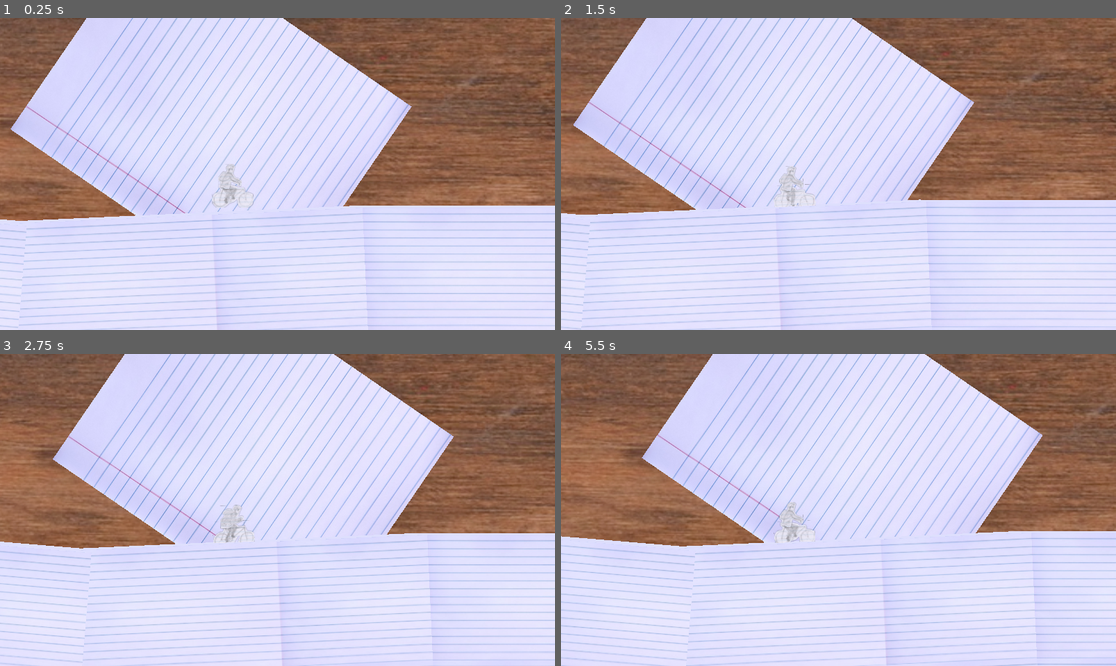
Above: before the commit, frames 1-4 (two rows, left to right).
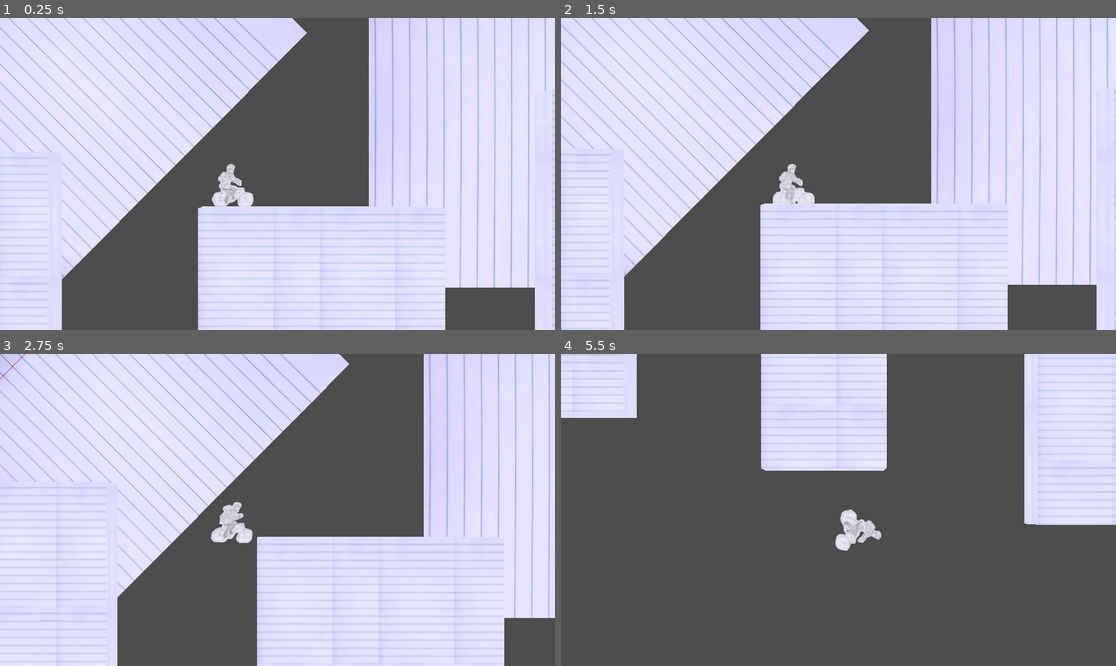
Above: after the commit, the same moments.

Repository: KyleSaki714/brackeysgamejam25-godotgame
Game: Godot game, scene res://World.tscn
Same seed, same stepped clock (60 frames per second), same inputs: the game is played once before the commit and once after it.
Inputs:
- Up to frame 1 (0.25 s): no input
- Up to frame 2 (1.5 s): hold Right (tilt right) 0.53-1.28 s; tap Space (jump) at 0.77 s; hold S (backward) from 1.28 s (still down)
- Up to frame 3 (2.75 s): tap Space (jump) at 1.52 s; release S (backward) at 2.03 s; hold Right (tilt right) from 2.03 s (still down)
- Up to frame 4 (5.5 s): release Right (tilt right) at 2.78 s; hold Up (forward) 2.78-3.53 s; tap Space (jump) at 3.02, 3.77, 4.52 s; hold Left (tilt left) 3.53-5.03 s; hold S (backward) from 5.03 s (still down)

The runs differ from the first frame. In frame 1, 59% of the frame differs, in the area x 0-100%, y 0-100%; in frame 2, 59%; in frame 3, 59%; in frame 4, 92%.

Commit message:
add new obstacles folder with bumps, create area 11

Diff:
--- /dev/null
+++ b/Areas/Area11.tscn
@@ -0,0 +1,45 @@
+[gd_scene load_steps=7 format=3 uid="uid://cm4gs6h6pqab2"]
+
+[ext_resource type="PackedScene" uid="uid://b2w80cyadsfv2" path="res://Areas/Platforms/PlatformRectangle.tscn" id="1_fyxot"]
+[ext_resource type="PackedScene" uid="uid://cvh17gjsidfw1" path="res://Areas/Platforms/PlatformRectangleSOLID.tscn" id="1_ldycs"]
+[ext_resource type="Material" uid="uid://c1448lhcffexi" path="res://assets/Textures/Texture_LinedPaper.tres" id="2_4unao"]
+[ext_resource type="PackedScene" uid="uid://cjhm7hgh0xom7" path="res://Areas/Obstacles/BumpCylinder.tscn" id="4_0xuld"]
+
+[sub_resource type="BoxShape3D" id="BoxShape3D_yeeh6"]
+size = Vector3(132, 1, 3)
+
+[sub_resource type="BoxMesh" id="BoxMesh_d102t"]
+material = ExtResource("2_4unao")
+size = Vector3(132, 50, 3)
+
+[node name="Area11" type="Node3D"]
+
+[node name="PlatformRectangle" parent="." instance=ExtResource("1_ldycs")]
+
+[node name="PlatformRectangle2" parent="." instance=ExtResource("1_ldycs")]
+transform = Transform3D(1, 0, 0, 0, 1, 0, 0, 0, 1, 37, 19, 0)
+
+[node name="PlatformRectangle3" parent="." instance=ExtResource("1_fyxot")]
+transform = Transform3D(1, 0, 0, 0, 1, 0, 0, 0, 1, 20, -46, 0)
+
+[node name="CollisionShape3D" parent="PlatformRectangle3" index="0"]
+transform = Transform3D(1, 0, 0, 0, 1, 0, 0, 0, 1, 66.02, -0.5, 0)
+shape = SubResource("BoxShape3D_yeeh6")
+
+[node name="MeshInstance3D3" parent="PlatformRectangle3" index="1"]
+transform = Transform3D(1, 0, 0, 0, 1, 0, 0, 0, 1, 65.9, -25, 0)
+mesh = SubResource("BoxMesh_d102t")
+
+[node name="BumpCylinder" parent="." instance=ExtResource("4_0xuld")]
+transform = Transform3D(1, 0, 0, 0, -4.37114e-08, 1, 0, -1, -4.37114e-08, 80, -47, 0)
+
+[node name="BumpCylinder2" parent="." instance=ExtResource("4_0xuld")]
+transform = Transform3D(1, 0, 0, 0, -4.37114e-08, 1, 0, -1, -4.37114e-08, 90, -47, 0)
+
+[node name="BumpCylinder3" parent="." instance=ExtResource("4_0xuld")]
+transform = Transform3D(1, 0, 0, 0, -4.37114e-08, 1, 0, -1, -4.37114e-08, 111, -47, 0)
+
+[node name="BumpCylinder4" parent="." instance=ExtResource("4_0xuld")]
+transform = Transform3D(1, 0, 0, 0, -4.37114e-08, 1, 0, -1, -4.37114e-08, 121, -47, 0)
+
+[editable path="PlatformRectangle3"]
--- a/Areas/Area2.tscn
+++ b/Areas/Area2.tscn
@@ -40,7 +40,7 @@
 mesh = SubResource("BoxMesh_g8g7f")
 
 [node name="PlatformRectangle2" parent="." instance=ExtResource("2_ekagv")]
-transform = Transform3D(1, 0, 0, 0, 1, 0, 0, 0, 1, 64.977, -7.97591, 0)
+transform = Transform3D(1, 0, 0, 0, 1, 0, 0, 0, 1, 70.977, -7.97591, 0)
 
 [node name="CollisionShape3D" parent="PlatformRectangle2" index="0"]
 shape = SubResource("BoxShape3D_tjqc0")
@@ -50,7 +50,7 @@
 mesh = SubResource("BoxMesh_ihk6m")
 
 [node name="PlatformRectangle3" parent="." instance=ExtResource("2_ekagv")]
-transform = Transform3D(1, 0, 0, 0, 1, 0, 0, 0, 1, 101.977, -14.9759, 0)
+transform = Transform3D(1, 0, 0, 0, 1, 0, 0, 0, 1, 112.977, -16.9759, 0)
 
 [node name="CollisionShape3D" parent="PlatformRectangle3" index="0"]
 shape = SubResource("BoxShape3D_tjqc0")
@@ -60,7 +60,7 @@
 mesh = SubResource("BoxMesh_ihk6m")
 
 [node name="PlatformRectangle4" parent="." instance=ExtResource("2_ekagv")]
-transform = Transform3D(1, 0, 0, 0, 1, 0, 0, 0, 1, 138.977, -21.9759, 0)
+transform = Transform3D(1, 0, 0, 0, 1, 0, 0, 0, 1, 156.977, -25.9759, 0)
 
 [node name="CollisionShape3D" parent="PlatformRectangle4" index="0"]
 shape = SubResource("BoxShape3D_tjqc0")
--- a/Areas/AreaTutorial.tscn
+++ b/Areas/AreaTutorial.tscn
@@ -43,12 +43,6 @@
 [sub_resource type="BoxMesh" id="BoxMesh_1wmex"]
 material = ExtResource("4_w278w")
 size = Vector3(20, 2.5, 3)
-
-[sub_resource type="PlaneMesh" id="PlaneMesh_0d0m5"]
-lightmap_size_hint = Vector2i(102, 17)
-material = ExtResource("4_w278w")
-size = Vector2(10, 2.5)
-orientation = 2
 
 [node name="Tutorial" type="Node3D"]
 
@@ -147,11 +141,6 @@
 mesh = SubResource("BoxMesh_1wmex")
 skeleton = NodePath("../../PlatformRectangle5")
 
-[node name="MeshInstance3D" parent="PlatformRectangle5" index="2"]
-visible = false
-mesh = SubResource("PlaneMesh_0d0m5")
-skeleton = NodePath("../../PlatformRectangle5")
-
 [node name="PlatformRamp" parent="." instance=ExtResource("5_1fqky")]
 transform = Transform3D(0.965926, -0.258819, 0, 0.258819, 0.965926, 0, 0, 0, 1, 420.826, -6.78755, 0)
 
--- /dev/null
+++ b/Areas/Obstacles/BumpCylinder.tscn
@@ -0,0 +1,22 @@
+[gd_scene load_steps=4 format=3 uid="uid://cjhm7hgh0xom7"]
+
+[ext_resource type="Material" uid="uid://c1448lhcffexi" path="res://assets/Textures/Texture_LinedPaper.tres" id="1_ke5lq"]
+
+[sub_resource type="CylinderShape3D" id="CylinderShape3D_negsd"]
+height = 1.83881
+radius = 2.0
+
+[sub_resource type="CylinderMesh" id="CylinderMesh_8gl37"]
+material = ExtResource("1_ke5lq")
+top_radius = 1.0
+bottom_radius = 1.0
+
+[node name="BumpCylinder" type="StaticBody3D"]
+transform = Transform3D(1, 0, 0, 0, -4.37114e-08, 1, 0, -1, -4.37114e-08, 0, 0, 0)
+
+[node name="CollisionShape3D" type="CollisionShape3D" parent="."]
+shape = SubResource("CylinderShape3D_negsd")
+
+[node name="MeshInstance3D" type="MeshInstance3D" parent="."]
+transform = Transform3D(2, 0, 0, 0, 2, -7.10543e-15, 0, 7.10543e-15, 2, 0, 0, 0)
+mesh = SubResource("CylinderMesh_8gl37")
--- a/Areas/Tests/test_bump_sphere.tscn
+++ b/Areas/Obstacles/BumpSphere.tscn
@@ -1,14 +1,16 @@
-[gd_scene load_steps=3 format=3 uid="uid://ch2cc4yln0dyh"]
+[gd_scene load_steps=4 format=3 uid="uid://ch2cc4yln0dyh"]
+
+[ext_resource type="Material" uid="uid://c1448lhcffexi" path="res://assets/Textures/Texture_LinedPaper.tres" id="1_xutkk"]
 
 [sub_resource type="SphereShape3D" id="SphereShape3D_jh2cc"]
 radius = 1.0
 
 [sub_resource type="SphereMesh" id="SphereMesh_gon61"]
+material = ExtResource("1_xutkk")
 radius = 1.0
 height = 2.0
 
-[node name="spherebump" type="StaticBody3D"]
-transform = Transform3D(1, 0, 0, 0, -4.37114e-08, 1, 0, -1, -4.37114e-08, 14.2646, -3.13788, 0.51568)
+[node name="BumpSphere" type="StaticBody3D"]
 
 [node name="CollisionShape3D" type="CollisionShape3D" parent="."]
 shape = SubResource("SphereShape3D_jh2cc")
--- /dev/null
+++ b/Areas/Platforms/PlatformRectangleSOLID.tscn
@@ -0,0 +1,20 @@
+[gd_scene load_steps=4 format=3 uid="uid://cvh17gjsidfw1"]
+
+[ext_resource type="Material" uid="uid://c1448lhcffexi" path="res://assets/Textures/Texture_LinedPaper.tres" id="1_x6hxi"]
+
+[sub_resource type="BoxShape3D" id="BoxShape3D_78kba"]
+size = Vector3(19.96, 50, 3)
+
+[sub_resource type="BoxMesh" id="BoxMesh_7yd0v"]
+material = ExtResource("1_x6hxi")
+size = Vector3(20, 50, 3)
+
+[node name="PlatformRectangle" type="StaticBody3D"]
+
+[node name="CollisionShape3D" type="CollisionShape3D" parent="."]
+transform = Transform3D(1, 0, 0, 0, 1, 0, 0, 0, 1, 10, -25, 0)
+shape = SubResource("BoxShape3D_78kba")
+
+[node name="MeshInstance3D3" type="MeshInstance3D" parent="."]
+transform = Transform3D(1, 0, 0, 0, 1, 0, 0, 0, 1, 10, -25, 0)
+mesh = SubResource("BoxMesh_7yd0v")
--- a/Areas/Tests/test_bump_cylinder.tscn
+++ /dev/null
@@ -1,18 +0,0 @@
-[gd_scene load_steps=3 format=3 uid="uid://cjhm7hgh0xom7"]
-
-[sub_resource type="CylinderShape3D" id="CylinderShape3D_negsd"]
-height = 1.83881
-radius = 0.866495
-
-[sub_resource type="CylinderMesh" id="CylinderMesh_8gl37"]
-
-[node name="cylinderbump" type="StaticBody3D"]
-transform = Transform3D(1, 0, 0, 0, -4.37114e-08, 1, 0, -1, -4.37114e-08, -8.92311, -0.532461, 0.677341)
-
-[node name="CollisionShape3D" type="CollisionShape3D" parent="."]
-transform = Transform3D(1, 0, 0, 0, 1, 0, 0, 0, 1, 0, 0.98207, 0)
-shape = SubResource("CylinderShape3D_negsd")
-
-[node name="MeshInstance3D" type="MeshInstance3D" parent="."]
-transform = Transform3D(1.68414, 0, 0, 0, 0.90943, 0, 0, 0, 1.72383, 0, 0.973156, 0.453789)
-mesh = SubResource("CylinderMesh_8gl37")
--- a/World.tscn
+++ b/World.tscn
@@ -8,6 +8,7 @@
 [ext_resource type="PackedScene" uid="uid://j3q4vlxlvote" path="res://Areas/AreaTutorial.tscn" id="5_uhlam"]
 [ext_resource type="Texture2D" uid="uid://bf0bumvh52ymn" path="res://assets/Textures/woodendesktexture.jpg" id="6_da5bw"]
 [ext_resource type="PackedScene" uid="uid://dagye6svxj4ln" path="res://Areas/Area2.tscn" id="7_nnjgp"]
+[ext_resource type="PackedScene" uid="uid://cm4gs6h6pqab2" path="res://Areas/Area11.tscn" id="8_osrxt"]
 
 [sub_resource type="Environment" id="Environment_3mh0e"]
 ambient_light_source = 3
@@ -24,14 +25,14 @@
 
 [node name="World" type="Node3D"]
 
-[node name="Bike" parent="." instance=ExtResource("2_pbg5e")]
-transform = Transform3D(1, 0, 0, 0, 1, 0, 0, 0, 1, 615.578, 233.458, 0)
-
 [node name="WorldEnvironment" type="WorldEnvironment" parent="."]
 environment = SubResource("Environment_3mh0e")
 
+[node name="Bike" parent="." instance=ExtResource("2_pbg5e")]
+transform = Transform3D(1, 0, 0, 0, 1, 0, 0, 0, 1, 1224.71, 189.065, 0)
+
 [node name="GameCamera" parent="." node_paths=PackedStringArray("_follow_target", "_look_target") instance=ExtResource("3_lk8vx")]
-transform = Transform3D(1, 0, 0, 0, 1, 0, 0, 0, 1, 623.927, 232.427, 49.7549)
+transform = Transform3D(1, 0, 0, 0, 1, 0, 0, 0, 1, 1233.06, 188.035, 49.7549)
 _follow_target = NodePath("../Bike/CamFollowTarget")
 _look_target = NodePath("../Bike/CamLookTarget")
 
@@ -55,6 +56,9 @@
 [node name="Area2" parent="AreasContainer" instance=ExtResource("7_nnjgp")]
 transform = Transform3D(1, 0, 0, 0, 1, 0, 0, 0, 1, 1062.47, 213.758, 0)
 
+[node name="Area11" parent="AreasContainer" instance=ExtResource("8_osrxt")]
+transform = Transform3D(1, 0, 0, 0, 1, 0, 0, 0, 1, 1238.83, 187.762, 0)
+
 [node name="Background" type="Node3D" parent="."]
 
 [node name="MeshInstance3D" type="MeshInstance3D" parent="Background"]
Not shown: 1 places in Areas/AreaTutorial.tscn that only renumber resources
Not shown: 1 places in World.tscn that only renumber resources
